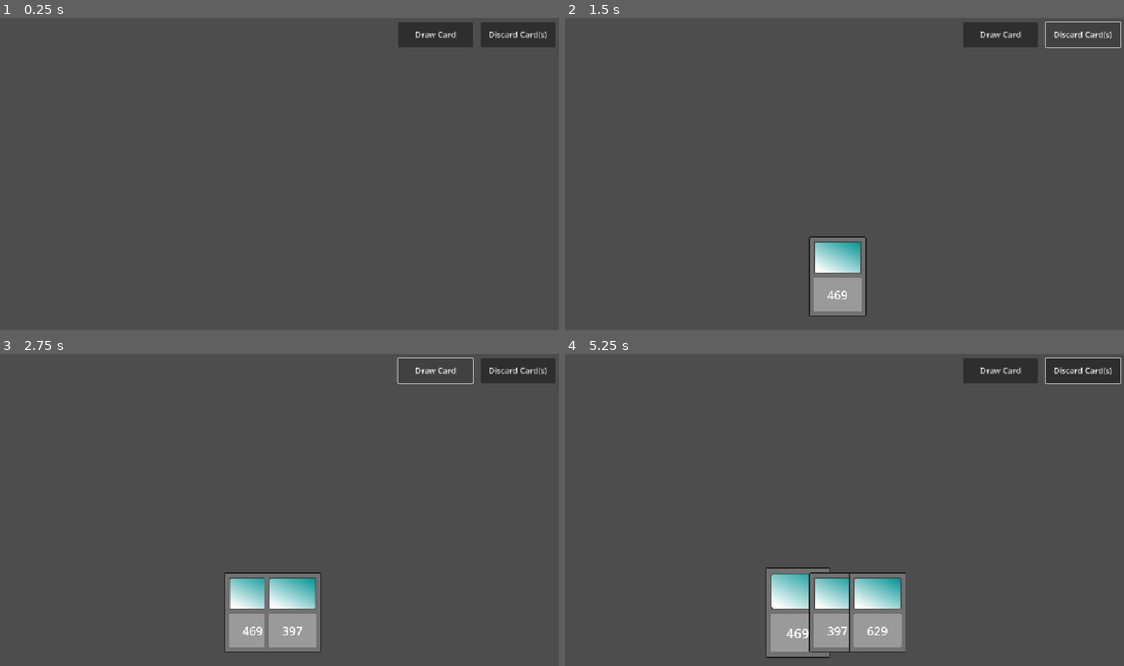
Above: before the commit, frames 1-4 (two rows, left to right).
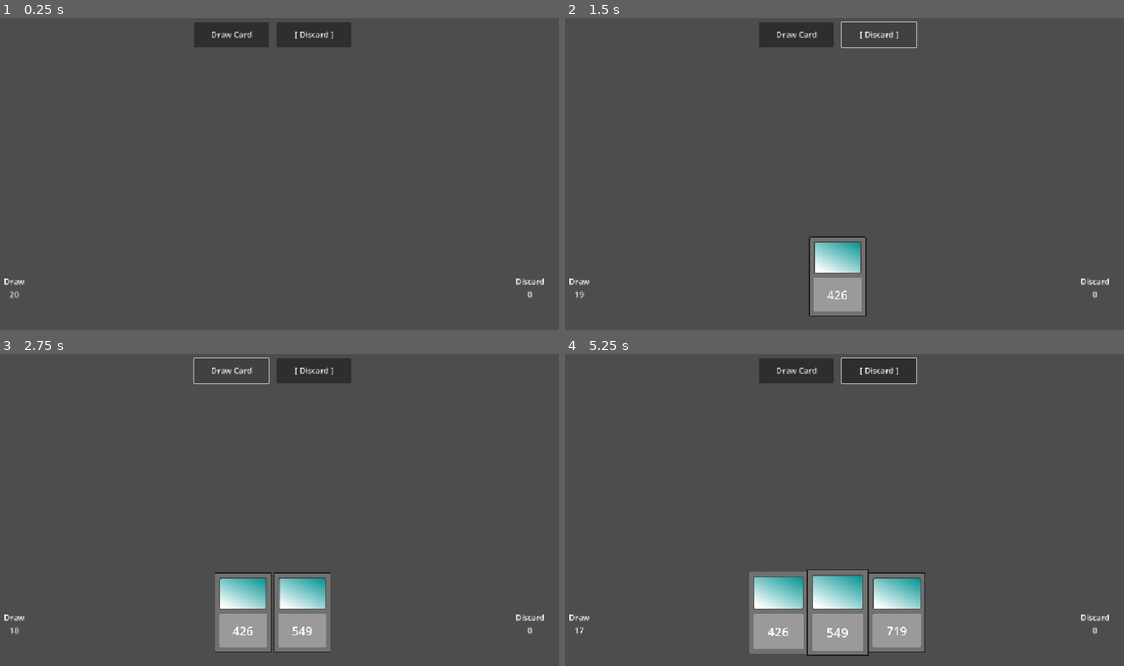
Above: after the commit, the same moments.

Repository: dompetriella/card_engine
Game: Godot game, scene res://root.tscn
The game is run twice, just before and just after one commit, with the same random seed, the same clock (stepped at 60 frames per second) and the same inputs.
Inputs (mouse positions are in pixels of both pictures, inside the frame that each line leads up to):
- Up to frame 1 (0.25 s): no input
- Up to frame 2 (1.5 s): click "Draw Card" at 0.5 s; click "Discard Card(s)" (after the commit: "[ Discard ]") at 1.25 s
- Up to frame 3 (2.75 s): click "Draw Card" at 2 s
- Up to frame 4 (5.25 s): click "Discard Card(s)" (after the commit: "[ Discard ]") at 2.75 s; click "Draw Card" at 3.5 s; click "Discard Card(s)" (after the commit: "[ Discard ]") at 4.25 s; tap Enter at 5 s; drag from (799, 612) to (894, 444) at 5.02 s

The runs differ from the first frame. In frame 1, 4.2% of the frame differs, in the area x 0-100%, y 1-90%; in frame 2, 2.6%; in frame 3, 5.6%; in frame 4, 9.6%, in the area x 0-100%, y 1-98%.

Commit message:
Added labels, dynamic card overlap

Diff:
--- a/root.tscn
+++ b/root.tscn
@@ -1,15 +1,20 @@
-[gd_scene load_steps=4 format=3 uid="uid://bqtegskyhp3e7"]
+[gd_scene load_steps=6 format=3 uid="uid://bqtegskyhp3e7"]
 
 [ext_resource type="Script" uid="uid://bnvid8s1y4wli" path="res://scripts/card_manager.gd" id="1_pyidc"]
+[ext_resource type="Script" uid="uid://uotwyuvi4078" path="res://testing/draw_label.gd" id="3_28aoi"]
 [ext_resource type="Script" uid="uid://da7r2qghkfi1g" path="res://testing/discard_card.gd" id="3_vvh5c"]
+[ext_resource type="Script" uid="uid://dr4msp76uqyp5" path="res://testing/discard_label.gd" id="4_28aoi"]
 
 [sub_resource type="GDScript" id="GDScript_pyidc"]
 script/source = "extends Button
 class_name DrawCard
 
+var card_manager: CardManager;
+
+func _ready() -> void:
+	card_manager = get_tree().get_nodes_in_group(GlobalGroupNames.CARD_MANAGER)[0];
 
 func _on_pressed() -> void:
-	var card_manager: CardManager =  get_tree().get_nodes_in_group(GlobalGroupNames.CARD_MANAGER)[0];
 	card_manager.draw_card();
 "
 
@@ -31,7 +36,6 @@
 drag_transition = 9
 drag_easing = 0
 focus_scale = 1.25
-focus_duration = 0.4
 focus_transition = 8
 focus_easing = 1
 selection_color = Color(2.69532e-06, 0.908469, 0.911418, 1)
@@ -43,7 +47,7 @@
 
 [node name="DiscardCoordinates" type="Marker2D" parent="World"]
 unique_name_in_owner = true
-position = Vector2(1087, 525)
+position = Vector2(1093, 531)
 
 [node name="CanvasLayer" type="CanvasLayer" parent="."]
 
@@ -58,12 +62,13 @@
 
 [node name="MarginContainer" type="MarginContainer" parent="CanvasLayer/Control"]
 layout_mode = 1
-anchors_preset = 1
-anchor_left = 1.0
-anchor_right = 1.0
-offset_left = -316.0
-offset_bottom = 50.0
-grow_horizontal = 0
+anchors_preset = 5
+anchor_left = 0.5
+anchor_right = 0.5
+offset_left = -166.0
+offset_right = 166.0
+offset_bottom = 66.0
+grow_horizontal = 2
 theme_override_constants/margin_left = 8
 theme_override_constants/margin_top = 8
 theme_override_constants/margin_right = 8
@@ -88,5 +93,29 @@
 text = "Discard Card(s)"
 script = ExtResource("3_vvh5c")
 
+[node name="DrawLabel" type="Label" parent="CanvasLayer/Control"]
+layout_mode = 0
+offset_left = 36.0
+offset_top = 518.0
+offset_right = 76.0
+offset_bottom = 541.0
+text = "Draw
+0"
+horizontal_alignment = 1
+vertical_alignment = 1
+script = ExtResource("3_28aoi")
+
+[node name="DiscardLabel" type="Label" parent="CanvasLayer/Control"]
+layout_mode = 0
+offset_left = 1064.0
+offset_top = 518.0
+offset_right = 1106.0
+offset_bottom = 567.0
+text = "Discard
+0"
+horizontal_alignment = 1
+vertical_alignment = 1
+script = ExtResource("4_28aoi")
+
 [connection signal="pressed" from="CanvasLayer/Control/MarginContainer/HBoxContainer/DrawCard" to="CanvasLayer/Control/MarginContainer/HBoxContainer/DrawCard" method="_on_pressed"]
 [connection signal="pressed" from="CanvasLayer/Control/MarginContainer/HBoxContainer/DiscardCard" to="CanvasLayer/Control/MarginContainer/HBoxContainer/DiscardCard" method="_on_pressed"]
--- a/scenes/card/card_node.gd
+++ b/scenes/card/card_node.gd
@@ -1,16 +1,20 @@
 extends Node2D
 class_name CardNode
 
-var id: int = 0;
-var is_currently_selected: bool = false;
+var value: int = 0;
 
+@onready var card_collision: CollisionShape2D = %CardCollision
 @onready var card_text: Label = $CardText
 
 signal card_focused(card)
 signal card_unfocused(card)
 
 func _ready() -> void:
-	card_text.text = str(id);
+	card_text.text = str(self.value);
+
+func get_card_size() -> Vector2:
+	var size: Vector2 = card_collision.shape.size;
+	return size;
 
 func _on_card_area_mouse_entered() -> void:
 	self.card_focused.emit(self);
--- a/scenes/card/card_node.tscn
+++ b/scenes/card/card_node.tscn
@@ -27,7 +27,8 @@
 
 [node name="CardArea" type="Area2D" parent="."]
 
-[node name="CollisionShape2D" type="CollisionShape2D" parent="CardArea"]
+[node name="CardCollision" type="CollisionShape2D" parent="CardArea"]
+unique_name_in_owner = true
 position = Vector2(0, -0.5)
 shape = SubResource("RectangleShape2D_s42fv")
 
--- a/scripts/card_manager.gd
+++ b/scripts/card_manager.gd
@@ -3,8 +3,8 @@
 
 #update this to window size
 #this is used for all global position math
-const VIEWPORT_HEIGHT = 648;
-const VIEWPORT_WIDTH = 1152;
+@export var viewport_height: float = 648;
+@export var viewport_width: float = 1152;
 
 #this is tied to the card node via UID
 #card node can be moved anywhere in the project this way
@@ -19,14 +19,20 @@
 #testing coords for where cards will move to on discard
 @onready var discard_coordinates: Marker2D = %DiscardCoordinates
 
-# need to update this dynamically based on card size
-# and hand area
-const CARD_WIDTH: float = 80;
+@export_category("Hand Constants")
+
+## The amount of cards dealt at start
+@export var starting_deck_number: int = 20;
+
+## The max amount of cards held in hand at one time
+@export var max_hand_size: int = 9;
 
 @export_category("Hand Position")
 ## Offset in pixels of the hand
 ## from the bottom of the screen
 @export var hand_y_offset_margin: int = 128;
+
+@export var hand_horizontal_percentage = 0.50;
 
 @export_category("Card Properties")
 ## Adjusts the starting scale of the card without any
@@ -112,10 +118,12 @@
 var selected_cards: Array[CardNode] = [];
 var player_hand: Array[CardNode] = [];
 var discard_pile: Array[CardNode] = [];
-
+var draw_pile: Array[CardNode] = []
+
+var card_width: float;
 
 func _ready() -> void:
-	pass;
+	create_draw_pile(starting_deck_number);
 
 func _process(delta: float) -> void:
 	if (card_clicked_in_memory):
@@ -231,38 +239,68 @@
 	player_hand[index_one] = player_hand[index_two]
 	player_hand[index_two] = temp
 
+func create_draw_pile(number_of_cards: int):
+	for i in range(number_of_cards):
+		var card_node: CardNode = CARD_NODE.instantiate();
+		var random_value: int = randi_range(100,999);
+		card_node.value = random_value;
+		draw_pile.append(card_node);
+
+func add_card_to_draw_pile(card: CardNode):
+	var draw_pile_copy: Array[CardNode] = draw_pile.duplicate();
+	draw_pile_copy.append(card);
+	draw_pile = draw_pile_copy;
 
 func draw_card() -> void:
-	var card_node: CardNode = CARD_NODE.instantiate();
-
-	card_node.scale = Vector2(default_card_scale, default_card_scale);
-	card_node.id = randi_range(0, 999);
-	player_hand.append(card_node);
-
-	# bind focus events
-	card_node.card_focused.connect(_on_card_is_focused.bind());
-	card_node.card_unfocused.connect(_on_card_is_unfocused.bind());
-
-	self.add_child(card_node);
-	if (draw_coordinates != null):
-		card_node.global_position = draw_coordinates.global_position;
-	card_node.scale = Vector2(default_card_scale, default_card_scale) * initial_draw_scale;
-	var tween = get_tree().create_tween();
-	tween.tween_property(card_node, "scale", Vector2(default_card_scale, default_card_scale), draw_animation_duration).set_trans(draw_transition).set_ease(draw_easing);
-	update_player_hand_card_positions();
+	if (player_hand.size() <= max_hand_size):
+		var player_hand_copy: Array[CardNode] = player_hand.duplicate();
+		var draw_pile_copy: Array[CardNode] = draw_pile.duplicate();
+
+		if (draw_pile_copy.size() > 0):
+			var drawn_card: CardNode = draw_pile_copy[-1];
+			player_hand_copy.append(drawn_card);
+			draw_pile_copy.erase(drawn_card)
+
+			draw_pile = draw_pile_copy;
+			player_hand = player_hand_copy;
+
+			drawn_card.card_focused.connect(_on_card_is_focused.bind());
+			drawn_card.card_unfocused.connect(_on_card_is_unfocused.bind());
+			self.add_child(drawn_card);
+
+			# get size of card collision shape
+			var card_dimensions: Vector2 =  drawn_card.get_card_size();
+			card_width = card_dimensions.x * default_card_scale
+
+			if (draw_coordinates != null):
+				drawn_card.global_position = draw_coordinates.global_position;
+			drawn_card.scale = Vector2(default_card_scale, default_card_scale) * initial_draw_scale;
+			var tween = get_tree().create_tween();
+			tween.tween_property(drawn_card, "scale", Vector2(default_card_scale, default_card_scale), draw_animation_duration).set_trans(draw_transition).set_ease(draw_easing);
+			update_player_hand_card_positions();
 
 func discard_card(card: CardNode) -> void:
-	player_hand.erase(card);
-	discard_pile.append(card);
-	if (card in selected_cards):
-		selected_cards.erase(card);
-
-	var discard_location: Vector2 = discard_coordinates.global_position;
-	var tween = get_tree().create_tween();
-	tween.parallel().tween_property(card, "scale", Vector2(0,0), draw_animation_duration).set_trans(draw_transition).set_ease(draw_easing);
-	tween.parallel().tween_property(card, "global_position", discard_location, draw_animation_duration).set_trans(draw_transition).set_ease(draw_easing);
-
-	update_player_hand_card_positions();
+	var player_hand_copy: Array[CardNode] = player_hand.duplicate()
+	var selected_cards_copy: Array[CardNode] = selected_cards.duplicate()
+
+	player_hand_copy.erase(card)
+	discard_pile.append(card)
+
+	if card in selected_cards_copy:
+		selected_cards_copy.erase(card)
+
+	card.card_focused.disconnect(_on_card_is_focused);
+	card.card_unfocused.disconnect(_on_card_is_unfocused);
+
+	player_hand = player_hand_copy
+	selected_cards = selected_cards_copy
+
+	var discard_location: Vector2 = discard_coordinates.global_position
+	var tween: Tween = get_tree().create_tween()
+	tween.parallel().tween_property(card, "scale", Vector2(0,0), draw_animation_duration).set_trans(draw_transition).set_ease(draw_easing)
+	tween.parallel().tween_property(card, "global_position", discard_location, draw_animation_duration).set_trans(draw_transition).set_ease(draw_easing)
+
+	update_player_hand_card_positions()
 
 
 #visual manipulation
@@ -270,20 +308,33 @@
 # this is the constant function that calculates where a card should be
 # on the screen after something like a card played, drawn, discarded, etc
 func update_player_hand_card_positions() -> void:
+	var hand_width = viewport_width * hand_horizontal_percentage
+	var card_spacing: float = card_width + (8 * default_card_scale); # Default spacing
+
+	# Calculate total width of the cards at normal spacing
+	var total_width: float = (player_hand.size() - 1) * card_width
+
+	# If the total width exceeds the available hand width, adjust spacing
+	if total_width > hand_width and player_hand.size() > 1:
+		card_spacing = hand_width / (player_hand.size() - 1);  # Evenly distribute
+
 	for i in player_hand.size():
-		var total_width: float = (player_hand.size() - 1) * CARD_WIDTH;
-		var viewport: Vector2 = Vector2(VIEWPORT_WIDTH, VIEWPORT_HEIGHT);
+		var viewport: Vector2 = Vector2(viewport_width, viewport_height);
 		var x_center: float = viewport.x / 2;
 		var selected_y_offset: float = selected_y_offset if player_hand[i] in selected_cards else 0;
 		var y_position: float = viewport.y - hand_y_offset_margin + selected_y_offset;
-		var card_x_offset: float = x_center + i * CARD_WIDTH - total_width / 2;
-		var new_position =	Vector2(card_x_offset, y_position);
+
+		# Use the new adjusted spacing instead of fixed card_width
+		var total_adjusted_width = (player_hand.size() - 1) * card_spacing;
+		var card_x_offset: float = x_center + i * card_spacing - total_adjusted_width / 2;
+		var new_position = Vector2(card_x_offset, y_position);
+
+		# Tween the movement
 		var tween: Tween = get_tree().create_tween();
-		var card: CardNode = player_hand[i];
+		var card: CardNode = player_hand[i]
 		tween.tween_property(card, "global_position", new_position, manipulation_duration).set_trans(manipulation_transition).set_ease(manipulation_easing);
 
 		calculate_card_order_z_index();
-
 
 func calculate_card_order_z_index():
 	for i in range(player_hand.size()):
--- a/testing/discard_card.gd
+++ b/testing/discard_card.gd
@@ -1,12 +1,20 @@
 extends Button
 class_name DiscardCard
 
+var card_manager: CardManager;
+
+func _ready() -> void:
+	card_manager = get_tree().get_nodes_in_group(GlobalGroupNames.CARD_MANAGER)[0];
+
+func _process(delta: float) -> void:
+	if (card_manager.selected_cards.size() > 0):
+		self.text = "Discard " + str(card_manager.selected_cards.size()) + " card(s)"
+		return;
+
+	self.text = "[ Discard ]"
+
 
 func _on_pressed() -> void:
-	var card_manager: CardManager = get_tree().get_nodes_in_group(GlobalGroupNames.CARD_MANAGER)[0];
-	var selected_cards_copy := card_manager.selected_cards.duplicate()
 
-	for card: CardNode in selected_cards_copy:
-		print(card_manager.selected_cards)
-		print(card.id)
+	for card: CardNode in card_manager.selected_cards:
 		card_manager.discard_card(card)
--- /dev/null
+++ b/testing/discard_label.gd
@@ -0,0 +1,9 @@
+extends Label
+
+var card_manager: CardManager;
+
+func _ready() -> void:
+	card_manager = get_tree().get_nodes_in_group(GlobalGroupNames.CARD_MANAGER)[0];
+
+func _process(delta: float) -> void:
+	self.text = "Discard\n" + str(card_manager.discard_pile.size());
--- /dev/null
+++ b/testing/draw_label.gd
@@ -0,0 +1,9 @@
+extends Label
+
+var card_manager: CardManager;
+
+func _ready() -> void:
+	card_manager = get_tree().get_nodes_in_group(GlobalGroupNames.CARD_MANAGER)[0];
+
+func _process(delta: float) -> void:
+	self.text = "Draw\n" + str(card_manager.draw_pile.size());
Not shown, added: testing/discard_label.gd.uid
Not shown, added: testing/draw_label.gd.uid
